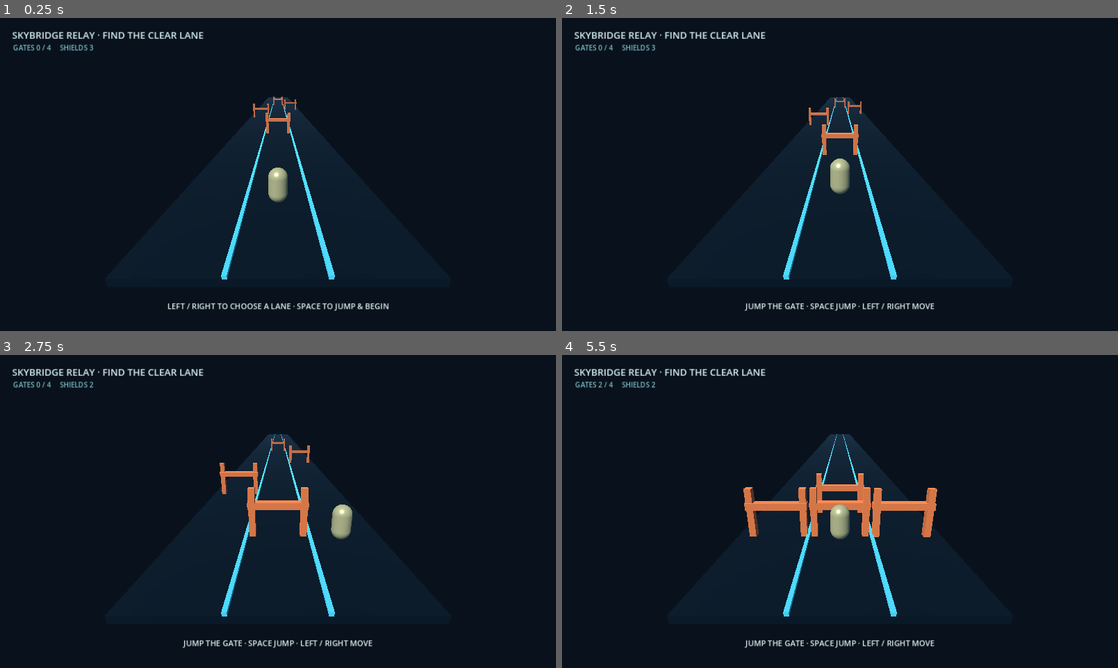
Above: before the commit, frames 1-4 (two rows, left to right).
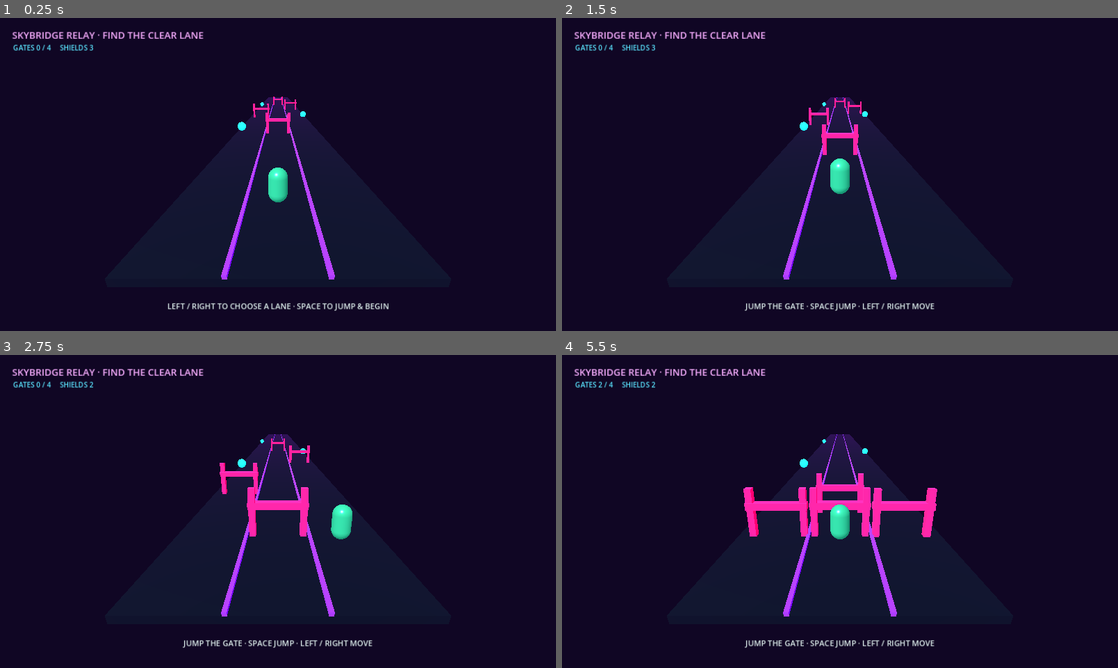
Above: after the commit, the same moments.

Repository: fadexadex/flow
Game: Godot game, scene res://skybridge_relay.tscn
The game is run twice, just before and just after one commit, with the same random seed, the same clock (stepped at 60 frames per second) and the same inputs.
Inputs:
- Up to frame 1 (0.25 s): no input
- Up to frame 2 (1.5 s): tap Enter at 0.5 s; hold Right 0.53-1.28 s; tap Space at 0.77 s; hold Left from 1.28 s (still down)
- Up to frame 3 (2.75 s): tap Space at 1.52 s; release Left at 2.03 s; hold Right from 2.03 s (still down)
- Up to frame 4 (5.5 s): tap Space at 3.02, 3.77, 4.52 s; release Right at 3.53 s; hold Left from 3.53 s (still down)

The runs differ from the first frame. In frame 1, 1.9% of the frame differs, in the area x 2-61%, y 4-84%; in frame 2, 2.1%; in frame 3, 2.7%; in frame 4, 4.1%, in the area x 2-68%, y 4-84%.

Commit message:
fix: make live preview resilient and observable

Diff:
--- a/examples/skybridge_relay/project.godot
+++ b/examples/skybridge_relay/project.godot
@@ -8,6 +8,7 @@
 window/size/viewport_width=1280
 window/size/viewport_height=720
 window/stretch/mode="canvas_items"
+window/stretch/aspect="expand"
 
 [rendering]
 renderer/rendering_method="gl_compatibility"
--- a/examples/skybridge_relay/skybridge_relay.tscn
+++ b/examples/skybridge_relay/skybridge_relay.tscn
@@ -1,15 +1,15 @@
-[gd_scene load_steps=11 format=3]
+[gd_scene load_steps=13 format=3]
 
 [ext_resource type="Script" path="res://skybridge_relay.gd" id="1_script"]
 
 [sub_resource type="Environment" id="Environment_main"]
 background_mode = 1
-background_color = Color(0.035, 0.072, 0.11, 1)
+background_color = Color(0.065, 0.022, 0.14, 1)
 ambient_light_source = 3
-ambient_light_color = Color(0.31, 0.5, 0.66, 1)
-ambient_light_energy = 0.7
+ambient_light_color = Color(0.42, 0.18, 0.72, 1)
+ambient_light_energy = 0.9
 fog_enabled = true
-fog_light_color = Color(0.13, 0.23, 0.32, 1)
+fog_light_color = Color(0.23, 0.04, 0.4, 1)
 fog_density = 0.008
 
 [sub_resource type="BoxMesh" id="Deck_mesh"]
@@ -27,6 +27,10 @@
 [sub_resource type="CapsuleMesh" id="Runner_mesh"]
 radius = 0.46
 height = 1.7
+
+[sub_resource type="SphereMesh" id="Beacon_mesh"]
+radius = 0.48
+height = 0.96
 
 [sub_resource type="StandardMaterial3D" id="Deck_material"]
 albedo_color = Color(0.07, 0.13, 0.18, 1)
@@ -34,24 +38,30 @@
 roughness = 0.44
 
 [sub_resource type="StandardMaterial3D" id="Rail_material"]
-albedo_color = Color(0.29, 0.76, 0.82, 1)
-emission_enabled = true
-emission = Color(0.05, 0.38, 0.44, 1)
-emission_energy_multiplier = 0.8
+albedo_color = Color(0.62, 0.22, 1, 1)
+emission_enabled = true
+emission = Color(0.22, 0.015, 0.8, 1)
+emission_energy_multiplier = 1.9
 
 [sub_resource type="StandardMaterial3D" id="Gate_material"]
-albedo_color = Color(0.94, 0.46, 0.22, 1)
-emission_enabled = true
-emission = Color(0.42, 0.07, 0.025, 1)
-emission_energy_multiplier = 0.55
+albedo_color = Color(1, 0.12, 0.55, 1)
+emission_enabled = true
+emission = Color(0.82, 0.01, 0.18, 1)
+emission_energy_multiplier = 1.45
 
 [sub_resource type="StandardMaterial3D" id="Runner_material"]
-albedo_color = Color(0.92, 0.86, 0.61, 1)
+albedo_color = Color(0.3, 1, 0.72, 1)
 metallic = 0.45
 roughness = 0.28
 emission_enabled = true
-emission = Color(0.36, 0.23, 0.04, 1)
-emission_energy_multiplier = 0.35
+emission = Color(0.01, 0.54, 0.25, 1)
+emission_energy_multiplier = 1.1
+
+[sub_resource type="StandardMaterial3D" id="Beacon_material"]
+albedo_color = Color(0.12, 0.88, 1, 1)
+emission_enabled = true
+emission = Color(0.02, 0.48, 1, 1)
+emission_energy_multiplier = 2.6
 
 [node name="SkybridgeRelay" type="Node3D"]
 script = ExtResource("1_script")
@@ -87,6 +97,23 @@
 mesh = SubResource("Rail_mesh")
 material_override = SubResource("Rail_material")
 
+[node name="RelayBeacons" type="Node3D" parent="."]
+
+[node name="BeaconNorth" type="MeshInstance3D" parent="RelayBeacons"]
+position = Vector3(-4.1, 1.0, -17)
+mesh = SubResource("Beacon_mesh")
+material_override = SubResource("Beacon_material")
+
+[node name="BeaconSouth" type="MeshInstance3D" parent="RelayBeacons"]
+position = Vector3(4.1, 1.0, -30)
+mesh = SubResource("Beacon_mesh")
+material_override = SubResource("Beacon_material")
+
+[node name="BeaconHorizon" type="MeshInstance3D" parent="RelayBeacons"]
+position = Vector3(-4.1, 1.0, -54)
+mesh = SubResource("Beacon_mesh")
+material_override = SubResource("Beacon_material")
+
 [node name="Runner" type="Node3D" parent="."]
 position = Vector3(0, 0.85, 0)
 
@@ -160,13 +187,13 @@
 [node name="Objective" type="Label" parent="HUD"]
 offset_left = 28.0
 offset_top = 24.0
-theme_override_colors/font_color = Color(0.84, 0.94, 0.95, 1)
+theme_override_colors/font_color = Color(0.97, 0.68, 1, 1)
 theme_override_font_sizes/font_size = 22
 text = "SKYBRIDGE RELAY · FIND THE CLEAR LANE"
 [node name="Progress" type="Label" parent="HUD"]
 offset_left = 30.0
 offset_top = 57.0
-theme_override_colors/font_color = Color(0.48, 0.74, 0.78, 1)
+theme_override_colors/font_color = Color(0.35, 0.9, 1, 1)
 theme_override_font_sizes/font_size = 16
 [node name="Cue" type="Label" parent="HUD"]
 offset_left = 0.0
Not shown, changed: public/godot.editor.html
Not shown, changed: public/index.html
Not shown, changed: public/mcp_bridge.js
